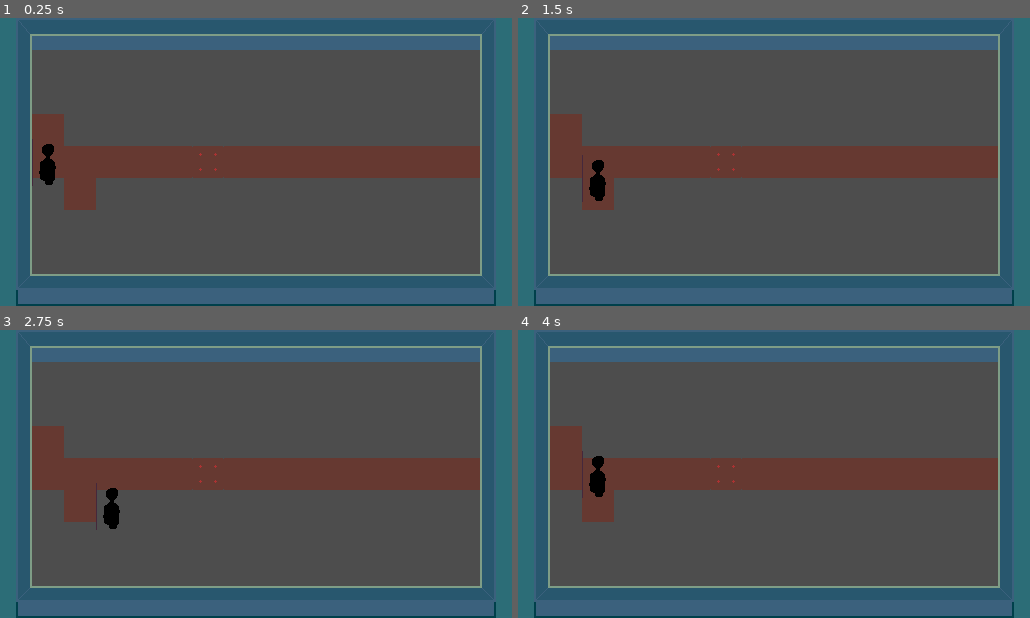
Above: before the commit, frames 1-4 (two rows, left to right).
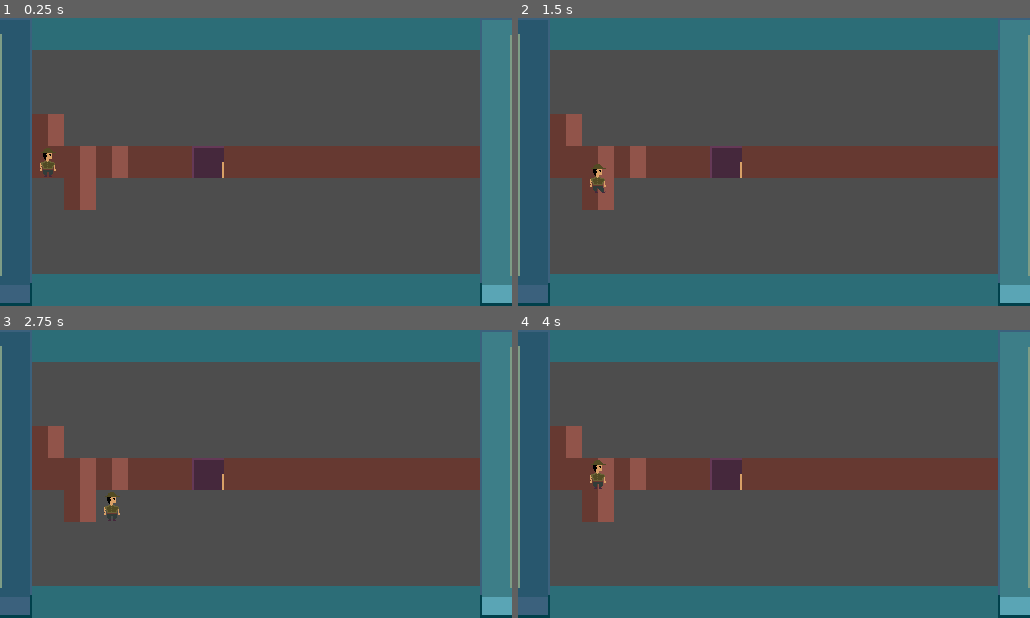
Above: after the commit, the same moments.

Repository: kasunJKD/Anachron
Game: Godot game, scene res://Levels/start_level.tscn
Same seed, same stepped clock (60 frames per second), same inputs: the game is played once before the commit and once after it.
Inputs:
- Up to frame 1 (0.25 s): no input
- Up to frame 2 (1.5 s): tap Enter at 0.5 s; hold Right 0.53-1.28 s; tap T at 0.6, 1.35 s; tap Space at 1.25 s; hold Down from 1.28 s (still down)
- Up to frame 3 (2.75 s): tap Enter at 2 s; release Down at 2.03 s; hold Right from 2.03 s (still down); tap T at 2.1 s
- Up to frame 4 (4 s): tap Space at 2.75 s; release Right at 2.78 s; hold Up 2.78-3.53 s; tap T at 2.85, 3.6 s; tap Enter at 3.5 s; hold Left from 3.53 s (still down)

The runs differ from the first frame. In frame 1, 8.6% of the frame differs, in the area x 0-100%, y 0-100%; in frame 2, 8.4%; in frame 3, 8.6%; in frame 4, 8.5%.

Commit message:
character animated, art added

Diff:
--- a/Objects/character_body_2d.tscn
+++ b/Objects/character_body_2d.tscn
@@ -1,18 +1,166 @@
-[gd_scene load_steps=4 format=3 uid="uid://diju3rsh0xigf"]
+[gd_scene load_steps=18 format=3 uid="uid://diju3rsh0xigf"]
 
-[ext_resource type="Texture2D" uid="uid://dlixsv5r5eqa2" path="res://spritesheet.png" id="1_q1eo3"]
 [ext_resource type="Script" path="res://Scripts/movement.gd" id="1_ynn1e"]
+[ext_resource type="Texture2D" uid="uid://dciovamrd5wtu" path="res://player.png" id="2_1d3t7"]
 
 [sub_resource type="RectangleShape2D" id="RectangleShape2D_ciikq"]
 size = Vector2(32, 32)
+
+[sub_resource type="Animation" id="Animation_f1esw"]
+resource_name = "walk_right"
+length = 0.6
+loop_mode = 1
+tracks/0/type = "value"
+tracks/0/imported = false
+tracks/0/enabled = true
+tracks/0/path = NodePath("Sprite2D:frame")
+tracks/0/interp = 1
+tracks/0/loop_wrap = true
+tracks/0/keys = {
+"times": PackedFloat32Array(0, 0.266667, 0.533333),
+"transitions": PackedFloat32Array(1, 1, 1),
+"update": 1,
+"values": [2, 3, 2]
+}
+
+[sub_resource type="Animation" id="Animation_h1kdn"]
+length = 0.001
+tracks/0/type = "value"
+tracks/0/imported = false
+tracks/0/enabled = true
+tracks/0/path = NodePath("Sprite2D:frame")
+tracks/0/interp = 1
+tracks/0/loop_wrap = true
+tracks/0/keys = {
+"times": PackedFloat32Array(0),
+"transitions": PackedFloat32Array(1),
+"update": 1,
+"values": [2]
+}
+tracks/1/type = "value"
+tracks/1/imported = false
+tracks/1/enabled = true
+tracks/1/path = NodePath("Sprite2D:flip_v")
+tracks/1/interp = 1
+tracks/1/loop_wrap = true
+tracks/1/keys = {
+"times": PackedFloat32Array(0),
+"transitions": PackedFloat32Array(1),
+"update": 1,
+"values": [false]
+}
+
+[sub_resource type="Animation" id="Animation_n42bg"]
+resource_name = "idle"
+length = 0.5
+loop_mode = 1
+tracks/0/type = "value"
+tracks/0/imported = false
+tracks/0/enabled = true
+tracks/0/path = NodePath("Sprite2D:frame")
+tracks/0/interp = 1
+tracks/0/loop_wrap = true
+tracks/0/keys = {
+"times": PackedFloat32Array(0, 0.4),
+"transitions": PackedFloat32Array(1, 1),
+"update": 1,
+"values": [0, 1]
+}
+
+[sub_resource type="Animation" id="Animation_3wc41"]
+resource_name = "walk_left"
+length = 0.6
+loop_mode = 1
+tracks/0/type = "value"
+tracks/0/imported = false
+tracks/0/enabled = true
+tracks/0/path = NodePath("Sprite2D:flip_h")
+tracks/0/interp = 1
+tracks/0/loop_wrap = true
+tracks/0/keys = {
+"times": PackedFloat32Array(0),
+"transitions": PackedFloat32Array(1),
+"update": 1,
+"values": [true]
+}
+tracks/1/type = "value"
+tracks/1/imported = false
+tracks/1/enabled = true
+tracks/1/path = NodePath("Sprite2D:frame")
+tracks/1/interp = 1
+tracks/1/loop_wrap = true
+tracks/1/keys = {
+"times": PackedFloat32Array(0, 0.233333, 0.5),
+"transitions": PackedFloat32Array(1, 1, 1),
+"update": 1,
+"values": [2, 3, 2]
+}
+
+[sub_resource type="AnimationLibrary" id="AnimationLibrary_tg3ok"]
+_data = {
+"RESET": SubResource("Animation_h1kdn"),
+"idle": SubResource("Animation_n42bg"),
+"walk_left": SubResource("Animation_3wc41"),
+"walk_right": SubResource("Animation_f1esw")
+}
+
+[sub_resource type="AnimationNodeAnimation" id="AnimationNodeAnimation_grg4a"]
+animation = &"idle"
+
+[sub_resource type="AnimationNodeAnimation" id="AnimationNodeAnimation_s0qr3"]
+animation = &"walk_left"
+
+[sub_resource type="AnimationNodeAnimation" id="AnimationNodeAnimation_01qq8"]
+animation = &"walk_right"
+
+[sub_resource type="AnimationNodeStateMachineTransition" id="AnimationNodeStateMachineTransition_qlvkg"]
+advance_mode = 2
+
+[sub_resource type="AnimationNodeStateMachineTransition" id="AnimationNodeStateMachineTransition_4r7uc"]
+advance_mode = 2
+advance_condition = &"left"
+
+[sub_resource type="AnimationNodeStateMachineTransition" id="AnimationNodeStateMachineTransition_f73de"]
+advance_mode = 2
+advance_condition = &"idle"
+
+[sub_resource type="AnimationNodeStateMachineTransition" id="AnimationNodeStateMachineTransition_hx88x"]
+advance_mode = 2
+advance_condition = &"right"
+
+[sub_resource type="AnimationNodeStateMachineTransition" id="AnimationNodeStateMachineTransition_ftxup"]
+advance_mode = 2
+advance_condition = &"idle"
+
+[sub_resource type="AnimationNodeStateMachine" id="AnimationNodeStateMachine_vs2gu"]
+states/Start/position = Vector2(230, 100)
+states/idle/node = SubResource("AnimationNodeAnimation_grg4a")
+states/idle/position = Vector2(358, 96)
+states/walk_left/node = SubResource("AnimationNodeAnimation_s0qr3")
+states/walk_left/position = Vector2(577, 70)
+states/walk_right/node = SubResource("AnimationNodeAnimation_01qq8")
+states/walk_right/position = Vector2(577, 170)
+transitions = ["Start", "idle", SubResource("AnimationNodeStateMachineTransition_qlvkg"), "idle", "walk_left", SubResource("AnimationNodeStateMachineTransition_4r7uc"), "walk_left", "idle", SubResource("AnimationNodeStateMachineTransition_f73de"), "idle", "walk_right", SubResource("AnimationNodeStateMachineTransition_hx88x"), "walk_right", "idle", SubResource("AnimationNodeStateMachineTransition_ftxup")]
 
 [node name="Player" type="CharacterBody2D"]
 script = ExtResource("1_ynn1e")
 
 [node name="Sprite2D" type="Sprite2D" parent="."]
-texture = ExtResource("1_q1eo3")
-region_enabled = true
-region_rect = Rect2(288, 0, 32, 48)
+texture = ExtResource("2_1d3t7")
+hframes = 4
+frame = 2
 
 [node name="PlayerShape" type="CollisionShape2D" parent="."]
 shape = SubResource("RectangleShape2D_ciikq")
+
+[node name="AnimationPlayer" type="AnimationPlayer" parent="."]
+libraries = {
+"": SubResource("AnimationLibrary_tg3ok")
+}
+
+[node name="AnimationTree" type="AnimationTree" parent="."]
+tree_root = SubResource("AnimationNodeStateMachine_vs2gu")
+anim_player = NodePath("../AnimationPlayer")
+parameters/conditions/idle = false
+parameters/conditions/left = false
+parameters/conditions/right = false
--- a/Scripts/movement.gd
+++ b/Scripts/movement.gd
@@ -16,10 +16,19 @@
 var target_position : Vector2
 var is_moving = false
 
+@onready var anim_tree: AnimationTree = $AnimationTree
+#var state_machine
+
 func _ready():
+
 	# Initialize target position to the player's starting position
 	# Register this player in the Globals script so it knows about us
 	StateMech.register_player(self)
+
+	anim_tree.active = true
+	#var state_machine = anim_tree.get("parameters/playback")
+	#state_machine.travel("idle")
+
 	#target_position = position.snapped(Vector2(TILE_SIZE, TILE_SIZE))
 	#position = target_position
 	target_position = global_position
@@ -37,6 +46,8 @@
 			is_moving = false
 			StateMech.store_game_state()
 
+	_update_animation_conditions()
+
 func _input(event):
 	if event is InputEventKey and event.pressed:
 		if not is_moving:
@@ -50,24 +61,42 @@
 				KEY_RIGHT:
 					attempt_move(Direction.RIGHT)
 
+#func _update_animation():
+	## If basically standing still
+	#if velocity.length() < 0.1:
+		#state_machine.travel("idle")
+		#return
+#
+	## Movement is non-zero. Check horizontal velocity first:
+	#if velocity.x > 0:
+		#state_machine.travel("walk_right")
+	#elif velocity.x < 0:
+		#state_machine.travel("walk_left")
+	#else:
+		## velocity.x == 0 => up or down => you want WalkRight
+		#state_machine.travel("walk_left")
 
-#func attempt_move(direction: int):
-	## Calculate the target position based on direction
-	#var new_target = target_position
-	#match direction:
-		#Direction.UP:
-			#new_target.y -= TILE_SIZE
-		#Direction.DOWN:
-			#new_target.y += TILE_SIZE
-		#Direction.LEFT:
-			#new_target.x -= TILE_SIZE
-		#Direction.RIGHT:
-			#new_target.x += TILE_SIZE
-#
-	## Check collisions before moving
-	#if !is_tile_blocked(new_target):
-		#target_position = new_target
-		#is_moving = true
+func _update_animation_conditions():
+	# We'll set exactly one of these to "true" at a time for clarity.
+	if velocity.length() < 0.1:
+		anim_tree.set("parameters/conditions/idle", true)
+		anim_tree.set("parameters/conditions/left", false)
+		anim_tree.set("parameters/conditions/right", false)
+	else:
+		anim_tree.set("parameters/conditions/idle", false)
+
+		# Check direction
+		if velocity.x < 0:
+			anim_tree.set("parameters/conditions/left", true)
+			anim_tree.set("parameters/conditions/right", false)
+		elif velocity.x > 0:
+			anim_tree.set("parameters/conditions/left", false)
+			anim_tree.set("parameters/conditions/right", true)
+		else:
+			# If strictly vertical movement:
+			# Decide if you want to treat up/down as 'right' or 'left'?
+			anim_tree.set("parameters/conditions/left", false)
+			anim_tree.set("parameters/conditions/right", true)
 
 func is_tile_blocked(target: Vector2) -> bool:
 	# Check for collisions using collision layers or areas
@@ -103,19 +132,3 @@
 	else:
 		# Ensure movement can continue after collision
 		is_moving = false
-
-#func is_tile_blocked(target: Vector2) -> bool:
-	## Check for collisions using PhysicsShapeQueryParameters2D with collision mask 1
-	#var space_state = get_world_2d().direct_space_state
-	#var query = PhysicsShapeQueryParameters2D.new()
-	#for child in get_children():
-		#if child is CollisionShape2D:
-			#query.shape = child.shape
-			#query.transform = Transform2D().translated(target - position)
-			#query.collide_with_bodies = false
-			#query.collide_with_areas = false
-			#query.collision_mask = 1  # Set the collision mask to 1
-			#var collisions = space_state.intersect_shape(query)
-			#if collisions.size() > 0:
-				#return true
-	#return false
--- a/spritesheet.json
+++ b/spritesheet.json
@@ -25,7 +25,15 @@
    { "name": "switch_past", "opacity": 255, "blendMode": "normal" },
    { "name": "switch_current", "opacity": 255, "blendMode": "normal" },
    { "name": "walls", "opacity": 255, "blendMode": "normal" },
-   { "name": "player", "opacity": 255, "blendMode": "normal" }
+   { "name": "walls_lab", "opacity": 255, "blendMode": "normal" },
+   { "name": "rock", "opacity": 255, "blendMode": "normal" },
+   { "name": "box", "opacity": 255, "blendMode": "normal" },
+   { "name": "moverock", "opacity": 255, "blendMode": "normal" },
+   { "name": "clock", "opacity": 255, "blendMode": "normal" },
+   { "name": "barelle", "opacity": 255, "blendMode": "normal" },
+   { "name": "artifact", "opacity": 255, "blendMode": "normal" },
+   { "name": "water", "opacity": 255, "blendMode": "normal" },
+   { "name": "electricity", "opacity": 255, "blendMode": "normal" }
   ],
   "slices": [
   ]
Binary file added: player.aseprite
Binary file added: player.png
Not shown, added: player.png.import
Binary file changed: spritesheet.aseprite
Binary file changed: spritesheet.png
